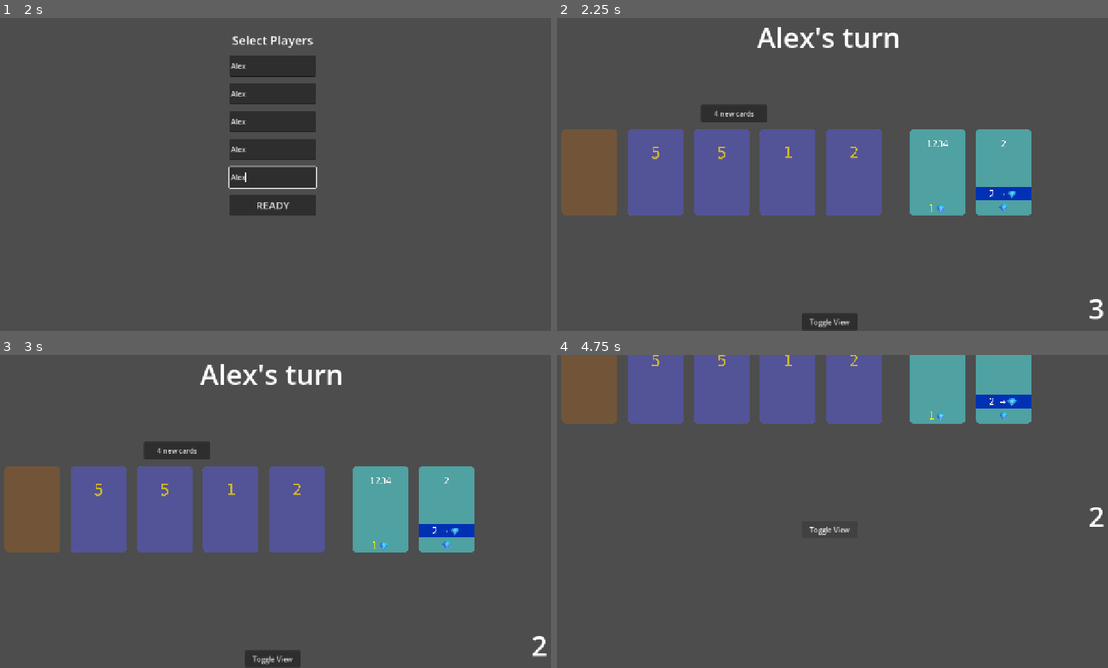
Above: before the commit, frames 1-4 (two rows, left to right).
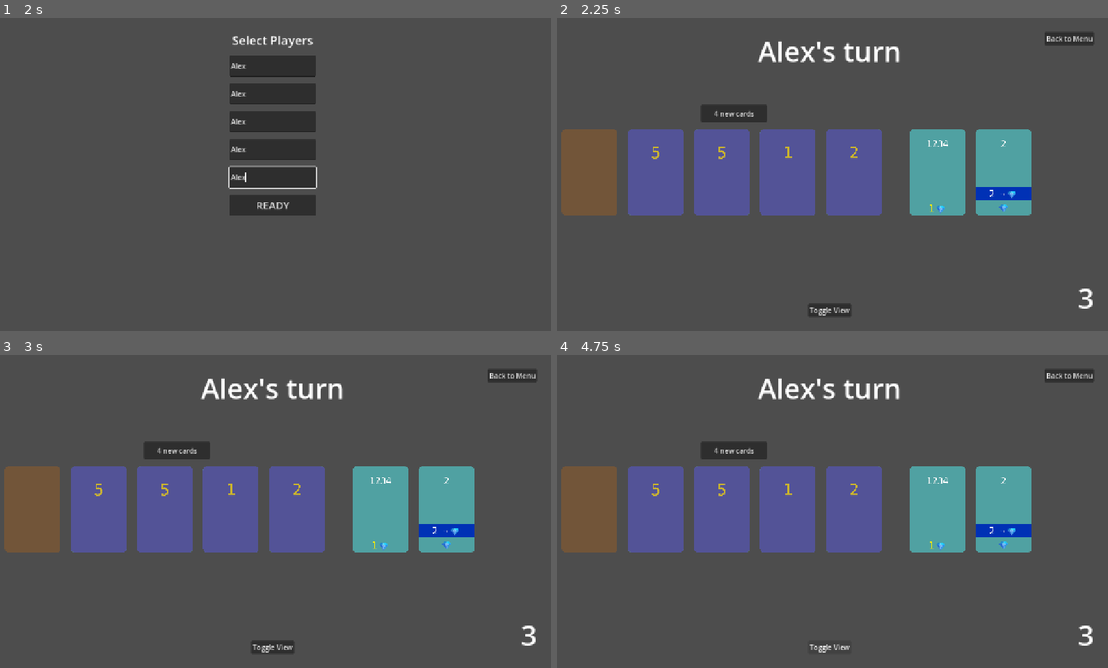
Above: after the commit, the same moments.

Repository: vbackeberg/game1
Game: Godot game, scene res://src/main.tscn
The game is run twice, just before and just after one commit, with the same random seed, the same clock (stepped at 60 frames per second) and the same inputs.
Inputs (mouse positions are in pixels of both pictures, inside the frame that each line leads up to):
- Up to frame 1 (2 s): click (269, 64) at 0.52 s; type "Alex" at 0.6 s; click (269, 93) at 0.75 s; type "Alex" at 0.83 s; click (269, 121) at 0.98 s; type "Alex" at 1.07 s; click (269, 149) at 1.27 s; type "Alex" at 1.35 s; click (269, 177) at 1.5 s; type "Alex" at 1.58 s
- Up to frame 2 (2.25 s): click "READY" at 2 s
- Up to frame 3 (3 s): click (33, 508) at 2.75 s
- Up to frame 4 (4.75 s): click (1069, 376) at 3.5 s, where only the run after the commit has a clickable "Back to Menu"; click "Toggle View" at 4.25 s

Frame 1 is identical in both runs. In frame 2, 2.2% of the frame differs, in the area x 36-100%, y 2-100%; in frame 3, 2.2%; in frame 4, 36%, in the area x 0-100%, y 0-96%.

Commit message:
wip canvas around middlearea. set exported currentplayer

Diff:
--- a/src/game/game_scene.gd
+++ b/src/game/game_scene.gd
@@ -18,7 +18,7 @@
 
 func start():
 	_set_current_player(0)
-	$WinOverlay.visible = false
+	$MainOverlay/WinOverlay.visible = false
 	twelvePointsReached = false
 	lastTurn = false
 	for player in players:
@@ -60,13 +60,13 @@
 
 		currentPlayer.discard_if_too_many_cards()
 
-	$ActionsLeftLabel.text = str(actionsLeft)
+	$MainOverlay/ActionsLeftLabel.text = str(actionsLeft)
 
 func _on_discard_started():
-	$MiddleArea.on_discard_started()
+	$Canvas/Canvas/MiddleArea.on_discard_started()
 
 func _on_discard_finished():
-	$MiddleArea.on_discard_finished()
+	$Canvas/Canvas/MiddleArea.on_discard_finished()
 	_next_player()
 
 func _next_player():
@@ -84,7 +84,7 @@
 	currentPlayer.actionsThisTurn = currentPlayer.actionsPerTurn
 	currentPlayer.actionsUsed = 0
 	currentPlayer.visible = false
-	$MiddleArea.visible = true
+	$Canvas/MiddleArea.visible = true
 
 	_set_current_player((currentPlayerIdx + 1) % players.size())
 
@@ -98,21 +98,27 @@
 		var player = sortedPlayers[i]
 		print("Player " + str(i) + ": " + str(player.victoryPoints) + " victory points")
 
-	$ActionsLeftLabel.visible = false
-	$CurrentPlayerLabel.visible = false
+	$MainOverlay/ActionsLeftLabel.visible = false
+	$MainOverlay/CurrentPlayerLabel.visible = false
 
-	$WinOverlay.visible = true
-	$WinOverlay/WinnerLabel.text = "Player " + str(sortedPlayers[0].playerName) + " has won!"
+	$MainOverlay/WinOverlay.visible = true
+	$MainOverlay/WinOverlay/WinnerLabel.text = "Player " + str(sortedPlayers[0].playerName) + " has won!"
 
 func _on_new_game_button_pressed() -> void:
 	get_tree().reload_current_scene()
 
+signal main_menu_button_pressed()
+
+func _on_main_menu_button_pressed() -> void:
+	main_menu_button_pressed.emit()
+
 func _set_current_player(nextPlayer: int):
 	currentPlayerIdx = nextPlayer
 	currentPlayer = players[currentPlayerIdx]
-	$CurrentPlayerLabel.text = str(players[currentPlayerIdx].playerName) + "'s turn"
-	$ActionsLeftLabel.text = str(currentPlayer.actionsThisTurn - currentPlayer.actionsUsed)
+	$Canvas/MiddleArea.currentPlayer = players[currentPlayerIdx]
+	$MainOverlay/CurrentPlayerLabel.text = str(players[currentPlayerIdx].playerName) + "'s turn"
+	$MainOverlay/ActionsLeftLabel.text = str(currentPlayer.actionsThisTurn - currentPlayer.actionsUsed)
 
 ## Used by character that adds 3 actions.
 func _on_actions_left_changed():
-	$ActionsLeftLabel.text = str(currentPlayer.actionsThisTurn)
+	$MainOverlay/ActionsLeftLabel.text = str(currentPlayer.actionsThisTurn)
--- a/src/game/game_scene.tscn
+++ b/src/game/game_scene.tscn
@@ -1,51 +1,50 @@
 [gd_scene format=3 uid="uid://vj5feyq5sl6r"]
 
 [ext_resource type="Script" uid="uid://bopt66vu8q8qa" path="res://src/game/game_scene.gd" id="1_jr7q5"]
-[ext_resource type="PackedScene" uid="uid://dkfqww1gfq0k" path="res://src/game/middle_area.tscn" id="2_lhik4"]
+[ext_resource type="PackedScene" path="res://src/game/middle_area.tscn" id="2_sia5v"]
 
-[node name="GameScene" type="Node2D" unique_id=2046145857]
+[node name="GameScene" type="Node" unique_id=108084504]
 script = ExtResource("1_jr7q5")
 
-[node name="Camera2D" type="Camera2D" parent="." unique_id=340020315]
+[node name="MainOverlay" type="MarginContainer" parent="." unique_id=470182555]
+anchors_preset = 15
+anchor_right = 1.0
+anchor_bottom = 1.0
+grow_horizontal = 2
+grow_vertical = 2
+theme_override_constants/margin_left = 32
+theme_override_constants/margin_top = 32
+theme_override_constants/margin_right = 32
+theme_override_constants/margin_bottom = 32
 
-[node name="MiddleArea" parent="." unique_id=1610996483 instance=ExtResource("2_lhik4")]
-position = Vector2(-640, -360)
+[node name="StopGameButton" type="Button" parent="MainOverlay" unique_id=969094482]
+layout_mode = 2
+size_flags_horizontal = 8
+size_flags_vertical = 0
+text = "Back to Menu"
 
-[node name="ActionsLeftLabel" type="Label" parent="." unique_id=122699932]
-offset_left = 528.0
-offset_top = 264.0
-offset_right = 632.0
-offset_bottom = 352.0
+[node name="ActionsLeftLabel" type="Label" parent="MainOverlay" unique_id=122699932]
+layout_mode = 2
+size_flags_vertical = 8
 theme_override_font_sizes/font_size = 64
 text = "3"
 horizontal_alignment = 2
 vertical_alignment = 2
 
-[node name="CurrentPlayerLabel" type="Label" parent="." unique_id=1843246647]
-anchors_preset = 5
-anchor_left = 0.5
-anchor_right = 0.5
-offset_left = -224.0
-offset_top = -360.0
-offset_right = 220.0
-offset_bottom = -272.0
-grow_horizontal = 2
+[node name="CurrentPlayerLabel" type="Label" parent="MainOverlay" unique_id=1843246647]
+layout_mode = 2
 size_flags_horizontal = 4
 size_flags_vertical = 0
 theme_override_font_sizes/font_size = 64
 text = "Player 1's turn"
 horizontal_alignment = 1
 
-[node name="WinOverlay" type="Panel" parent="." unique_id=324845957]
+[node name="WinOverlay" type="Panel" parent="MainOverlay" unique_id=324845957]
 visible = false
 self_modulate = Color(0, 0, 0, 1)
-anchors_preset = 15
-anchor_right = 1.0
-anchor_bottom = 1.0
-grow_horizontal = 2
-grow_vertical = 2
+layout_mode = 2
 
-[node name="NewGameButton" type="Button" parent="WinOverlay" unique_id=854454326]
+[node name="NewGameButton" type="Button" parent="MainOverlay/WinOverlay" unique_id=854454326]
 layout_mode = 1
 anchors_preset = 8
 anchor_left = 0.5
@@ -61,7 +60,7 @@
 theme_override_font_sizes/font_size = 48
 text = "  Start new game  "
 
-[node name="WinnerLabel" type="Label" parent="WinOverlay" unique_id=1352409240]
+[node name="WinnerLabel" type="Label" parent="MainOverlay/WinOverlay" unique_id=1352409240]
 layout_mode = 1
 anchors_preset = 5
 anchor_left = 0.5
@@ -74,19 +73,27 @@
 horizontal_alignment = 1
 vertical_alignment = 1
 
-[node name="ToggleViewButton" type="Button" parent="." unique_id=550081648]
-anchors_preset = 9
-anchor_bottom = 1.0
-offset_left = -64.0
-offset_top = 320.0
-offset_right = 64.0
-offset_bottom = 359.0
-grow_horizontal = 2
-grow_vertical = 0
+[node name="MainMenuButton" type="Button" parent="MainOverlay/WinOverlay" unique_id=1729766383]
+layout_mode = 0
+offset_right = 8.0
+offset_bottom = 8.0
+
+[node name="ToggleViewButton" type="Button" parent="MainOverlay" unique_id=550081648]
+layout_mode = 2
 size_flags_horizontal = 4
 size_flags_vertical = 8
 text = "Toggle View"
 
-[connection signal="action_used" from="MiddleArea" to="." method="_on_action_used"]
-[connection signal="pressed" from="WinOverlay/NewGameButton" to="." method="_on_new_game_button_pressed"]
-[connection signal="pressed" from="ToggleViewButton" to="." method="toggle_view"]
+[node name="Canvas" type="Node2D" parent="." unique_id=1492304921]
+
+[node name="Camera2D" type="Camera2D" parent="Canvas" unique_id=340020315]
+limit_left = 0
+limit_top = 0
+limit_right = 1280
+limit_bottom = 720
+
+[node name="MiddleArea" parent="Canvas" unique_id=1593471768 instance=ExtResource("2_sia5v")]
+
+[connection signal="pressed" from="MainOverlay/WinOverlay/NewGameButton" to="." method="_on_new_game_button_pressed"]
+[connection signal="pressed" from="MainOverlay/WinOverlay/MainMenuButton" to="." method="_on_main_menu_button_pressed"]
+[connection signal="pressed" from="MainOverlay/ToggleViewButton" to="." method="toggle_view"]
--- a/src/game/middle_area.gd
+++ b/src/game/middle_area.gd
@@ -3,6 +3,7 @@
 const CARD_WIDTH = 128.0
 
 var cardsLaidOut: Array[CardResource]
+@export var currentPlayer: PlayerArea
 
 func _ready() -> void:
 	cardsLaidOut = []
@@ -23,21 +24,21 @@
 
 func _on_stack_resources_pressed() -> void:
 	var value = GameManager.draw_resource()
-	get_parent().currentPlayer.add_resource(value)
+	currentPlayer.add_resource(value)
 	action_used.emit()
 
 func _on_stack_characters_pressed() -> void:
-	if get_parent().currentPlayer.charactersOnPayField.size() == 2:
+	if currentPlayer.charactersOnPayField.size() == 2:
 		print("Player has 2 character cards, already.")
 		return
 
 	var card = GameManager.draw_character()
-	get_parent().currentPlayer.add_character(card)
+	currentPlayer.add_character(card)
 	action_used.emit()
 
 ## Move the card to the player's hand
 func _on_resource_card_pressed(card: CardResource) -> void:
-	get_parent().currentPlayer.add_resource(card.resourceValue)
+	currentPlayer.add_resource(card.resourceValue)
 	place_resource(card.slot)
 	card.queue_free()
 	action_used.emit()
@@ -61,13 +62,13 @@
 
 ## Moves the card to the player's hand
 func _on_character_card_pressed(card: CardCharacter) -> void:
-	if get_parent().currentPlayer.charactersOnPayField.size() == 2:
+	if currentPlayer.charactersOnPayField.size() == 2:
 		print("Player has 2 character cards, already.")
 		return
 
 	card.pressed.disconnect(_on_character_card_pressed)
 	remove_child(card)
-	get_parent().currentPlayer.add_character(card)
+	currentPlayer.add_character(card)
 	place_character_in_middle(card.slot)
 	action_used.emit()
 
--- a/src/main.gd
+++ b/src/main.gd
@@ -12,8 +12,9 @@
 
 
 var gameScene = preload("res://src/game/game_scene.tscn")
+var instance: GameScene
 func _on_ready_button_pressed() -> void:
-	var instance = gameScene.instantiate() as GameScene
+	instance = gameScene.instantiate() as GameScene
 	for n in [$MainMenu/VBoxContainer/NamePlayer1.text,
 			$MainMenu/VBoxContainer/NamePlayer2.text,
 			$MainMenu/VBoxContainer/NamePlayer3.text,
@@ -23,5 +24,11 @@
 			instance.add_player(n)
 	add_child(instance)
 	instance.start()
+	instance.main_menu_button_pressed.connect(return_to_main_menu)
 
 	$MainMenu.hide()
+
+func return_to_main_menu():
+	$MainMenu.show()
+	instance.queue_free()
+	pass
